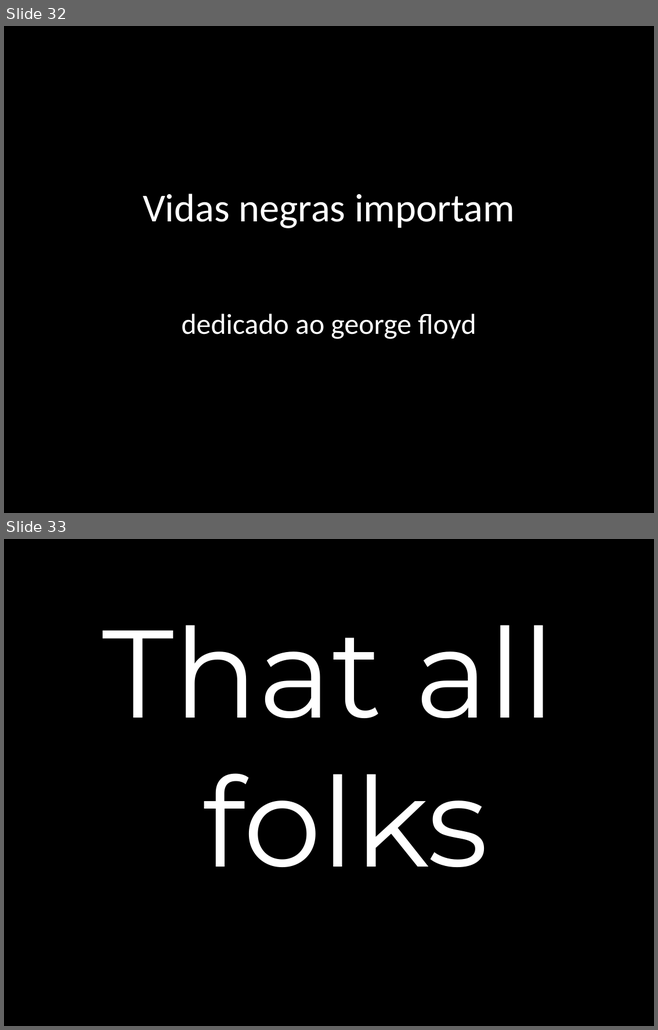
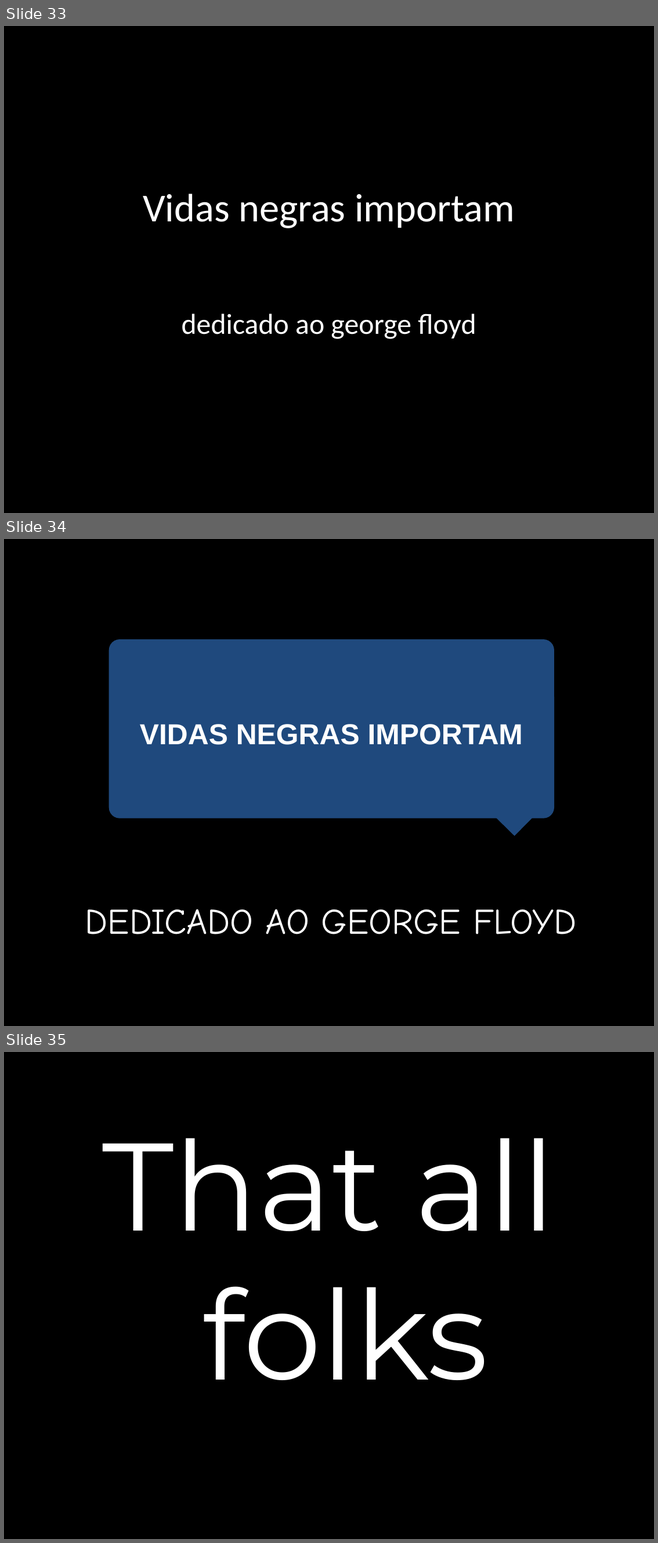
Before and after one commit to DATAUNIRIO/ap, a slide deck: DMQtalks/my_talk.pptx. Shown one above the other, each under a label of ours: slides 32 and 33 before the commit, slides 33, 34 and 35 after it. The pictures are 658x1030 and 658x1543 pixels, drawn with LibreOffice and Linux fonts; fonts in the diff are those of the drawing. Boxes give left, top, right and bottom in pixels: in the first picture for what was removed or moved away, otherwise in the second. Text is boxed around its words. In the diff, an @@ line names an element or a change of style, - is before the commit and + after.

```diff
--- a/DMQtalks/my_talk.pptx
+++ b/DMQtalks/my_talk.pptx
@@ slide 34 added at (x1=4, y1=539, x2=654, y2=1026), background #000000 @@
@@ rounded rectangle added at (x1=108, y1=640, x2=554, y2=819), fill #1F497D, 32 pt, text #FFFFFF, bold @@
+VIDAS NEGRAS IMPORTAM
@@ rectangle added at (x1=492, y1=792, x2=535, y2=836), fill #1F497D @@
@@ text added at (x1=85, y1=909, x2=576, y2=935), 40 pt, text #FFFFFF @@
+DEDICADO AO GEORGE FLOYD
@@ what was slide 32 is now slide 33 @@
@@ what was slide 33 is now slide 35 @@
```
Also in this commit, not shown: 2 slides changed, 1 other slide added, 56 other files.
